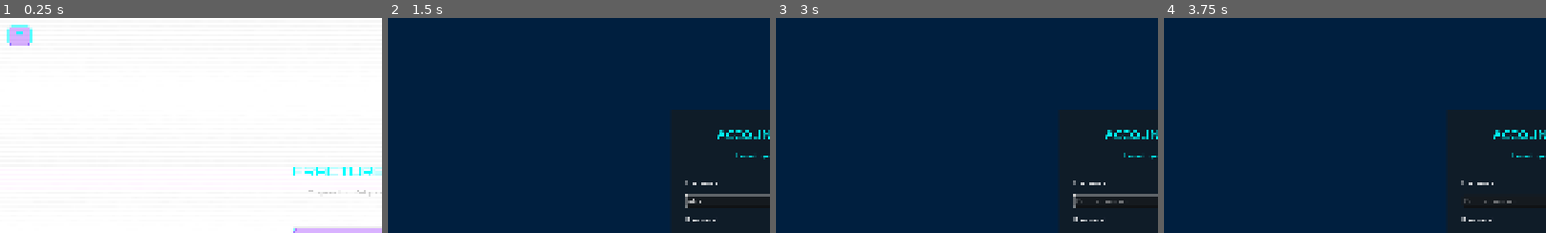
Above: before the commit, frames 1-4 (left to right).
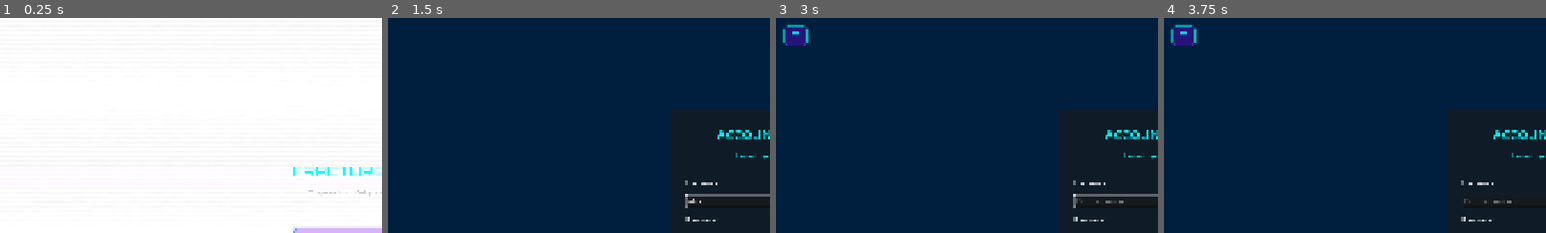
Above: after the commit, the same moments.

Repository: Fallrod2/Fractured-Reality
Game: Godot game, scene res://scenes/ui/main_menu.tscn
Same seed, same stepped clock (60 frames per second), same inputs: the game is played once before the commit and once after it.
Inputs (mouse positions are % of the whole screen's width and height, from its top left):
- Up to frame 1 (0.25 s): no input
- Up to frame 2 (1.5 s): click "PLAY" at 0.5 s; click (50, 43) at 1.27 s; type "Alex" at 1.35 s
- Up to frame 3 (3 s): click (50, 51) at 1.5 s; type "12" at 1.58 s; click "BACK TO MENU" at 2 s; click "PLAY" at 2.75 s
- Up to frame 4 (3.75 s): click "LOGIN" at 3.5 s
The pictures show only the part of the screen within x 0-50%, y 0-50%; the shares and areas given below are measured in that part.

The runs differ from the first frame. In frame 1, 0.6% of the frame differs, in the area x 1-9%, y 3-13%; in frame 2, nothing differs; in frame 3, 0.6%; in frame 4, 0.6%.

Commit message:
[Fix] Instance social sidebar at scene tree root instead of as Control child
- Remove sidebar instances from .tscn files (CanvasLayer can't be child of Control)
- Programmatically instance sidebar and add to scene tree root in _ready()
- Fixes 'Script inherits from CanvasLayer, can't be assigned to Control' error
- Applied to both main_menu and online_lobby scenes

🤖 Generated with [Claude Code](https://claude.com/claude-code)

Co-Authored-By: Claude <noreply@anthropic.com>

Diff:
--- a/scenes/ui/main_menu.tscn
+++ b/scenes/ui/main_menu.tscn
@@ -1,9 +1,8 @@
-[gd_scene load_steps=5 format=3 uid="uid://c4qx8yvjw2dxf"]
+[gd_scene load_steps=4 format=3 uid="uid://c4qx8yvjw2dxf"]
 
 [ext_resource type="Script" path="res://scripts/ui/main_menu.gd" id="1_main_menu"]
 [ext_resource type="Theme" uid="uid://c7s8qm3h5xwvb" path="res://assets/ui/fractured_reality_theme.tres" id="2_theme"]
 [ext_resource type="FontFile" uid="uid://dqfmg2b8nh5d8" path="res://assets/fonts/Orbitron-Bold.ttf" id="3_font_bold"]
-[ext_resource type="PackedScene" uid="uid://cks8h4j6m5wqt" path="res://scenes/ui/social_sidebar.tscn" id="4_sidebar"]
 
 [node name="MainMenu" type="Control"]
 layout_mode = 3
@@ -92,8 +91,6 @@
 text = "v0.1.0-alpha"
 horizontal_alignment = 2
 
-[node name="SocialSidebar" parent="." instance=ExtResource("4_sidebar")]
-
 [connection signal="pressed" from="VBoxContainer/PlayButton" to="." method="_on_play_button_pressed"]
 [connection signal="pressed" from="VBoxContainer/SettingsButton" to="." method="_on_settings_button_pressed"]
 [connection signal="pressed" from="VBoxContainer/QuitButton" to="." method="_on_quit_button_pressed"]
--- a/scenes/ui/online_lobby.tscn
+++ b/scenes/ui/online_lobby.tscn
@@ -1,8 +1,7 @@
-[gd_scene load_steps=4 format=3 uid="uid://bqxj8n4h5k2pm"]
+[gd_scene load_steps=3 format=3 uid="uid://bqxj8n4h5k2pm"]
 
 [ext_resource type="Theme" uid="uid://c6hc0fqc0hhfq" path="res://assets/ui/fractured_reality_theme.tres" id="1_theme"]
 [ext_resource type="Script" path="res://scripts/ui/online_lobby.gd" id="2_script"]
-[ext_resource type="PackedScene" uid="uid://cks8h4j6m5wqt" path="res://scenes/ui/social_sidebar.tscn" id="3_sidebar"]
 
 [node name="OnlineLobby" type="Control"]
 layout_mode = 3
@@ -149,5 +148,3 @@
 custom_minimum_size = Vector2(200, 50)
 layout_mode = 2
 text = "BACK TO MENU"
-
-[node name="SocialSidebar" parent="." instance=ExtResource("3_sidebar")]
--- a/scripts/ui/main_menu.gd
+++ b/scripts/ui/main_menu.gd
@@ -16,6 +16,11 @@
 	if not play_button or not settings_button or not quit_button:
 		push_error("MainMenu: Failed to find required button nodes")
 		return
+
+	# Add social sidebar to scene tree root
+	var sidebar_scene: PackedScene = preload("res://scenes/ui/social_sidebar.tscn")
+	var sidebar: CanvasLayer = sidebar_scene.instantiate()
+	get_tree().root.add_child(sidebar)
 
 	# Apply glitch shader to background
 	_setup_glitch_background()
--- a/scripts/ui/online_lobby.gd
+++ b/scripts/ui/online_lobby.gd
@@ -18,6 +18,11 @@
 		print("OnlineLobby: Not logged in, returning to menu")
 		get_tree().change_scene_to_file("res://scenes/ui/main_menu.tscn")
 		return
+
+	# Add social sidebar to scene tree root
+	var sidebar_scene: PackedScene = preload("res://scenes/ui/social_sidebar.tscn")
+	var sidebar: CanvasLayer = sidebar_scene.instantiate()
+	get_tree().root.add_child(sidebar)
 
 	# Update UI with username
 	username_label.text = "Logged in as: " + AccountManager.current_user.username
